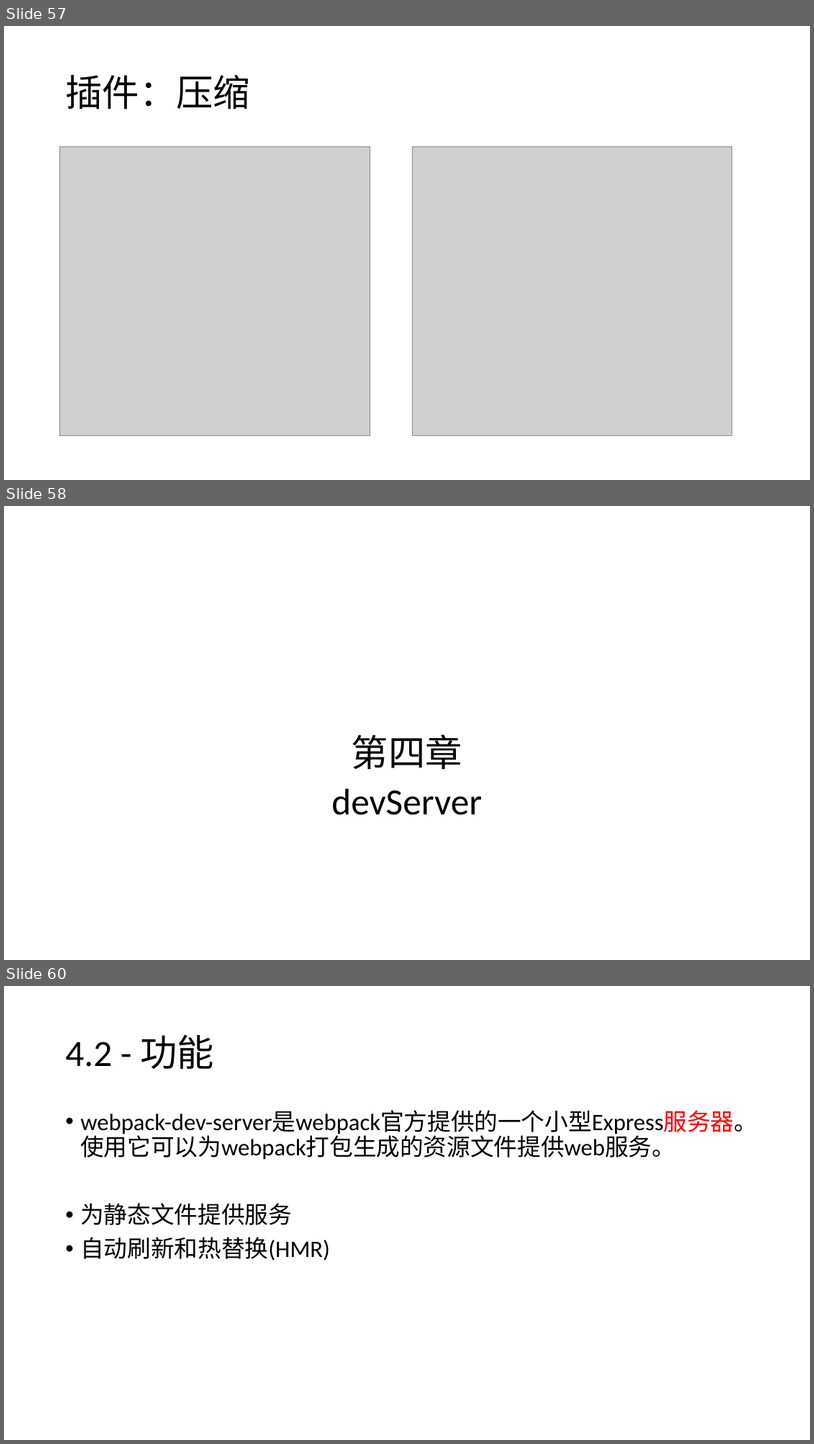
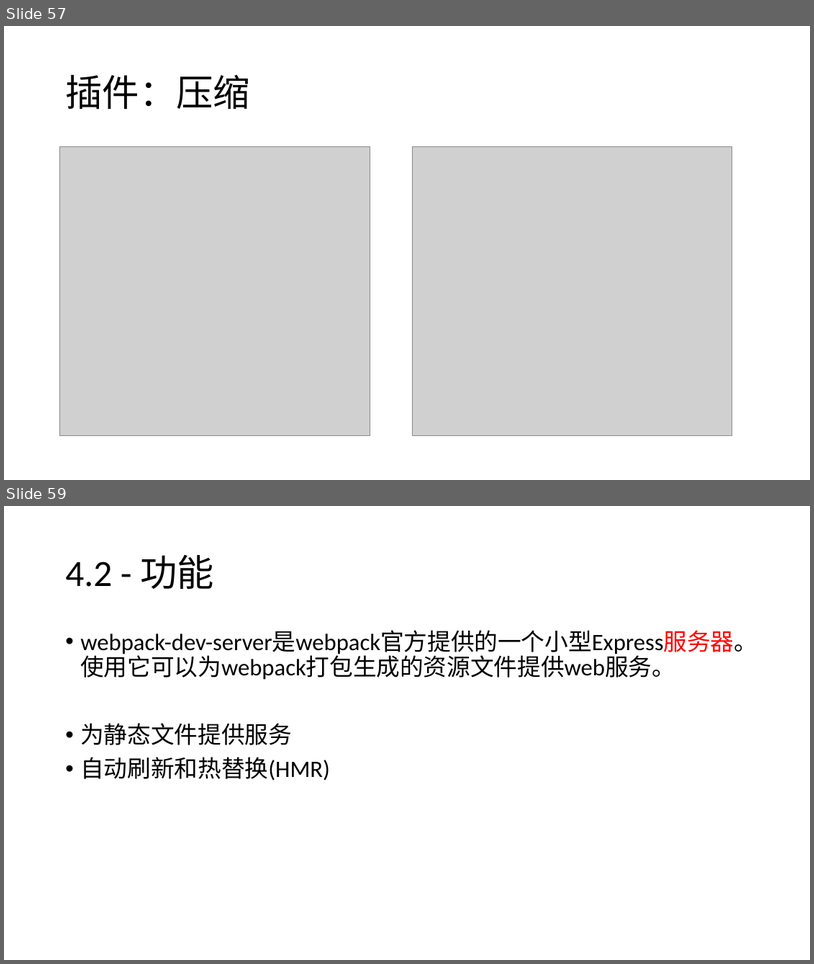
Before and after one commit to Cohen-Wang/workbench, a slide deck: cloud/webpack-ppt/培训 - webpack.pptx. Shown one above the other, each under a label of ours: slides 57, 58 and 60 before the commit, slides 57 and 59 after it; the slides between them are not shown. The pictures are 814x1444 and 814x964 pixels, drawn with LibreOffice and Linux fonts; fonts in the diff are those of the drawing; grey boxes stand for pictures. Boxes give left, top, right and bottom in pixels: in the first picture for what was removed or moved away, otherwise in the second. Text is boxed around its words. In the diff, an @@ line names an element or a change of style, - is before the commit and + after.

```diff
--- a/cloud/webpack-ppt/培训 - webpack.pptx
+++ b/cloud/webpack-ppt/培训 - webpack.pptx
@@ slide 58 removed at box(4, 506, 810, 960), background #FFFFFF @@
@@ text removed at box(332, 734, 482, 815) @@
-第四章
-devServer
@@ what was slide 60 is now slide 59 @@
```
Also in this commit, not shown: 2 slides changed, 2 slides added, 6 other slides removed, 1 other file.
